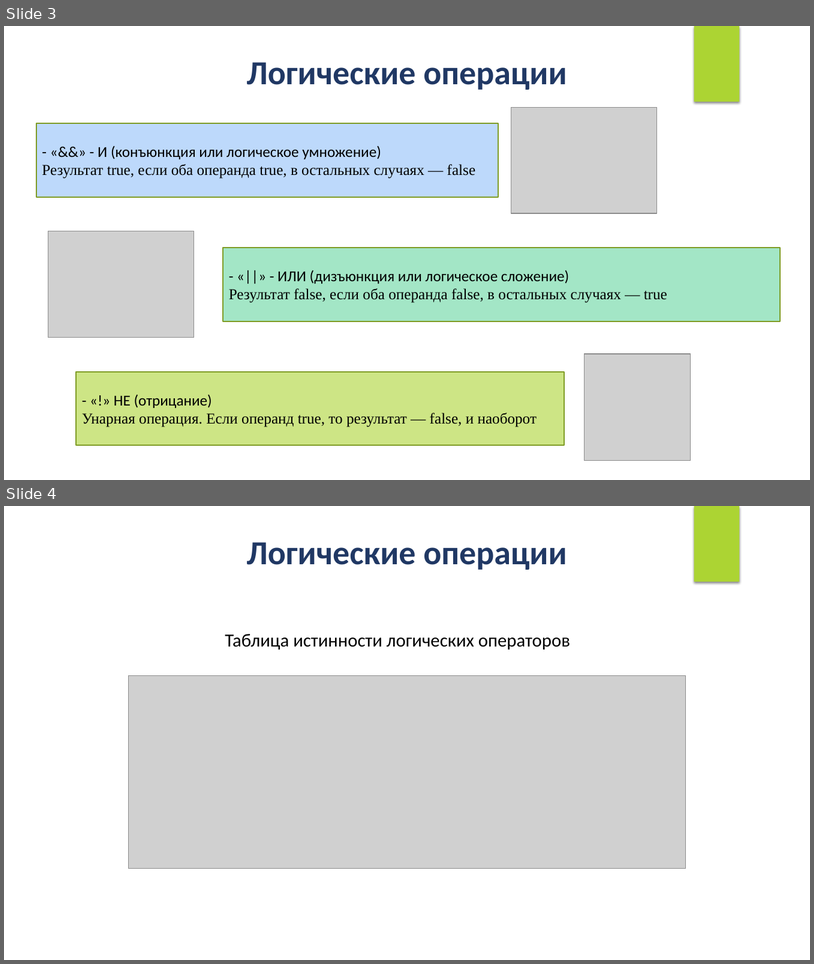
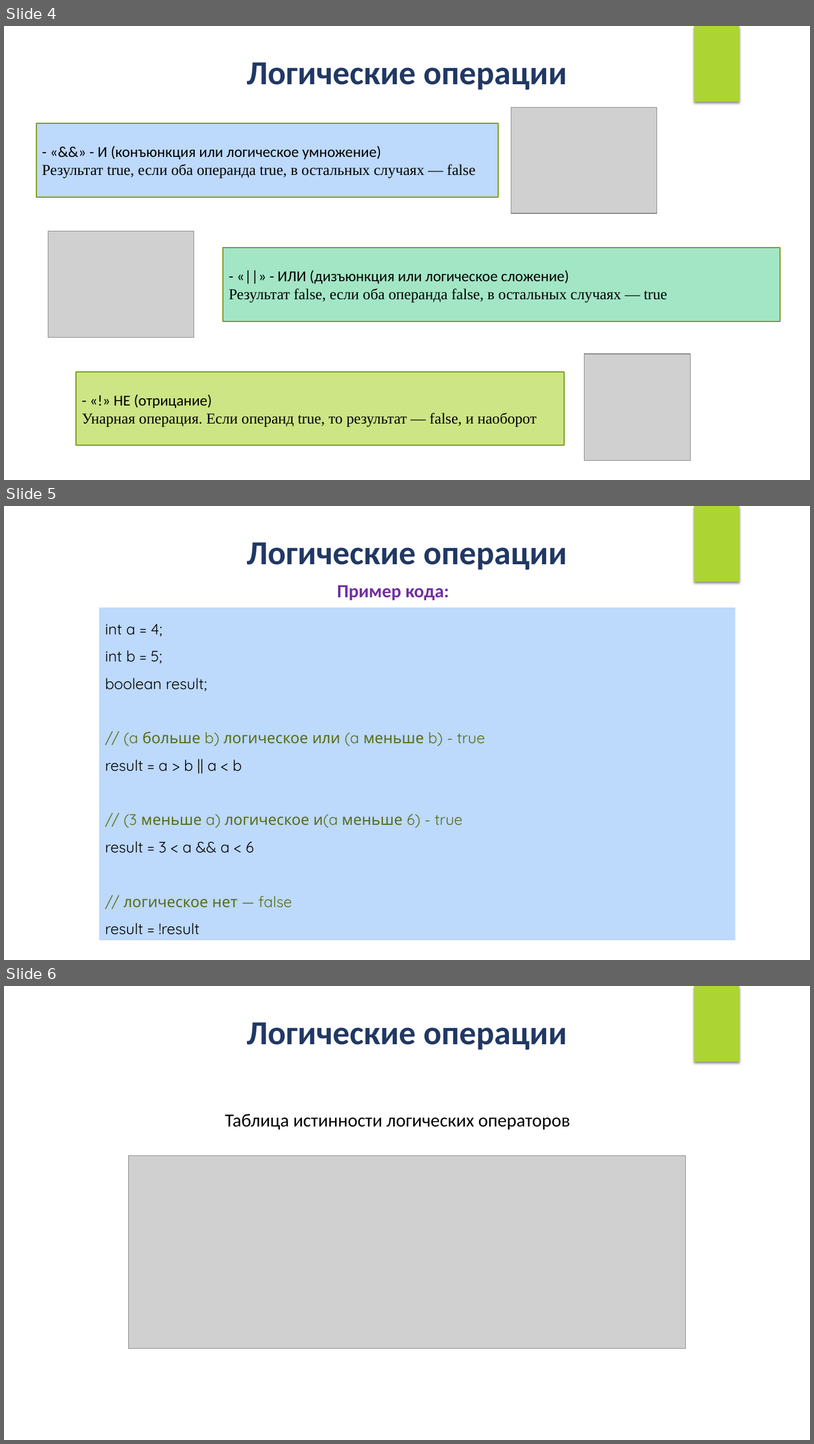
Before and after one commit to IriEfremova/LessonsCube, a slide deck: Samsung/Lesson5/Logical_operations.pptx. Shown one above the other, each under a label of ours: slides 3 and 4 before the commit, slides 4, 5 and 6 after it. The pictures are 814x964 and 814x1444 pixels, drawn with LibreOffice and Linux fonts; fonts in the diff are those of the drawing; grey boxes stand for pictures. Boxes give left, top, right and bottom in pixels: in the first picture for what was removed or moved away, otherwise in the second. Text is boxed around its words. In the diff, an @@ line names an element or a change of style, - is before the commit and + after.

```diff
--- a/Samsung/Lesson5/Logical_operations.pptx
+++ b/Samsung/Lesson5/Logical_operations.pptx
@@ slide 5 added at (4, 506, 810, 960), background #FFFFFF; not listed: 1 template element that a slide beside it also shows @@
@@ text added at (247, 542, 567, 570), 40 pt, text #203864, bold @@
+Логические операции
@@ text added at (337, 585, 449, 600), 22 pt, text #7030A0, bold @@
+Пример кода:
@@ rectangle added at (99, 607, 735, 940), fill #BDD9FB, 18 pt, text #576D17 @@
+int a = 4;
+int b = 5;
+boolean result;
+// (a больше b) логическое или (a меньше b) - true
+result = a > b || a < b
+// (3 меньше a) логическое и(a меньше 6) - true
+result = 3 < a && a < 6
+// логическое нет — false
+result = !result
@@ what was slide 3 is now slide 4 @@
@@ what was slide 4 is now slide 6 @@
```
Also in this commit, not shown: 2 slides changed, 3 other slides added, 3 other files.
